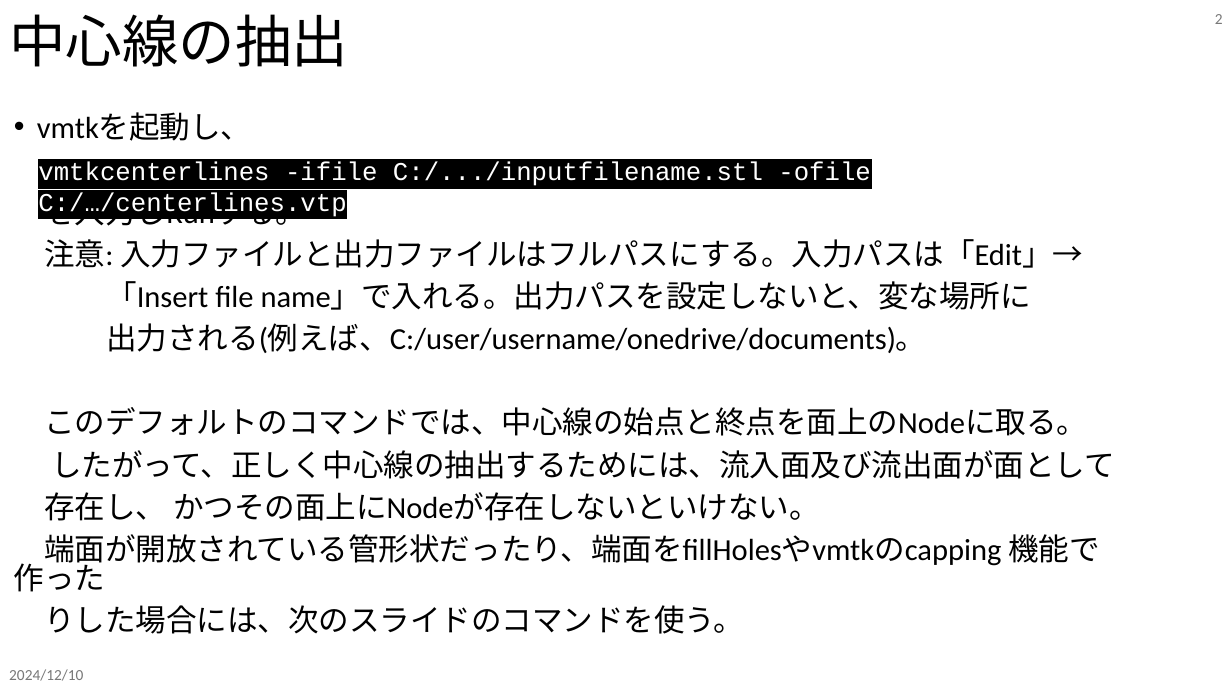
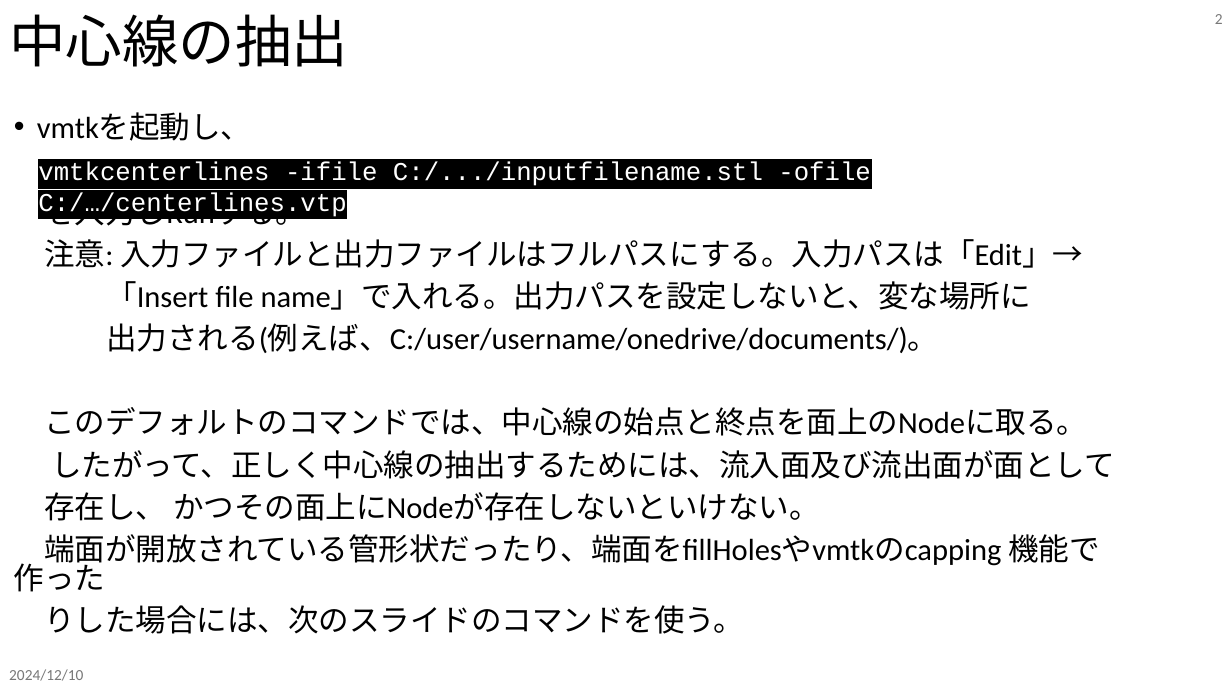
Before and after one commit to tailup7/howtoVM, a slide deck: slide 2 of extractCenterline/usage.pptx. Drawn at 1232x693 pixels with LibreOffice and Linux fonts; fonts in the diff are those of the drawing. Boxes give left, top, right and bottom in pixels: in the first picture for what was removed or moved away, otherwise in the second. Text is boxed around its words. In the diff, an @@ line names an element or a change of style, - is before the commit and + after.

Commit message:
add

```diff
--- a/extractCenterline/usage.pptx
+++ b/extractCenterline/usage.pptx
@@ text at <box>106,323,938,353</box>: text changed @@
-出力される(例えば、C:/user/username/onedrive/documents)。
+出力される(例えば、C:/user/username/onedrive/documents/)。
```
Also in this commit, not shown: 1 slide added.
